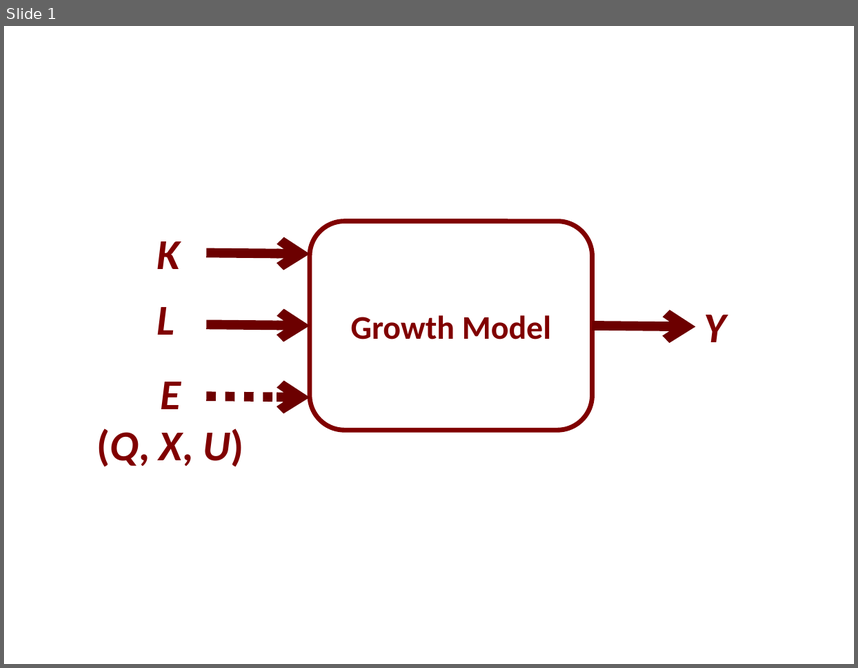
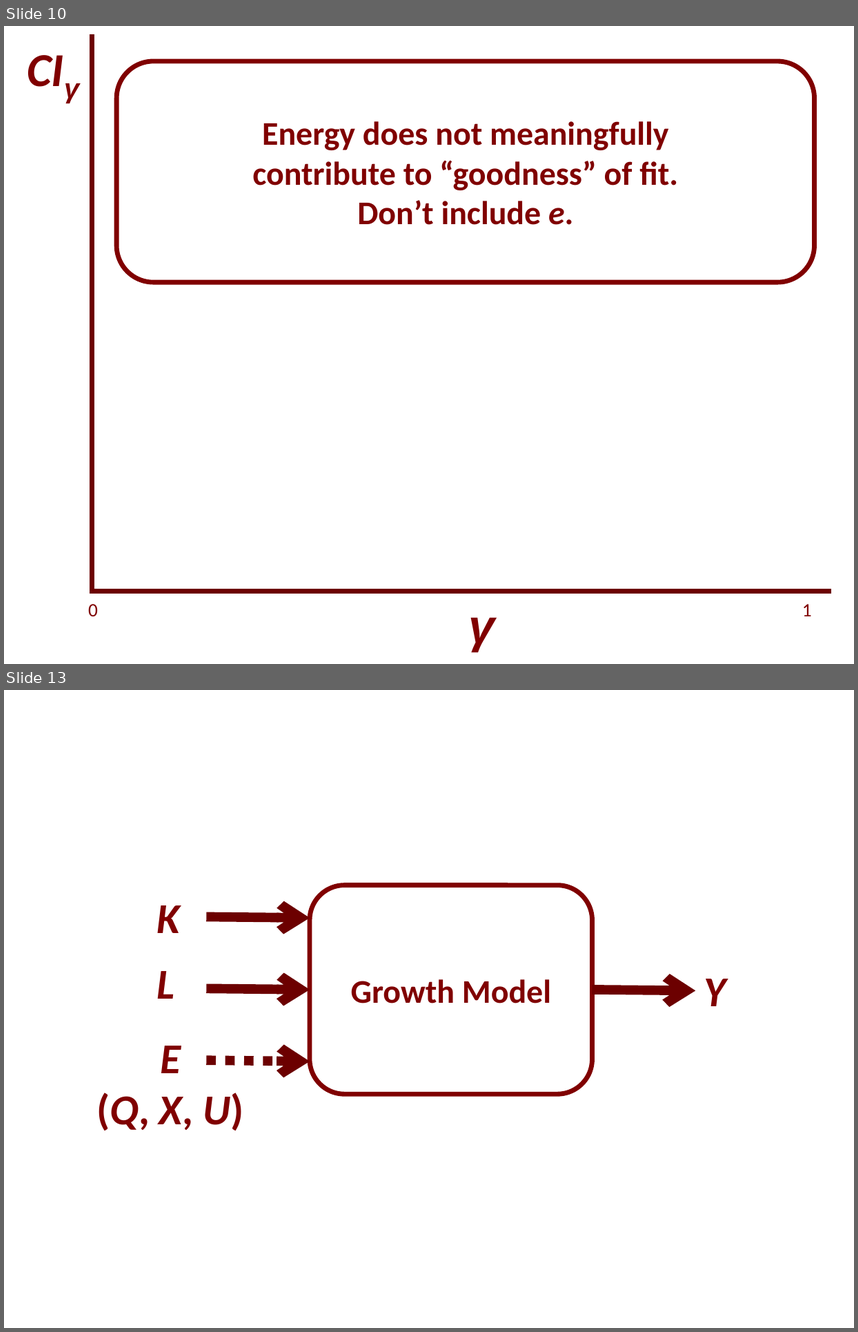
Before and after one commit to EconModels/MacroGrowth, a slide deck: figure_other/Seminar Figures.pptx. Shown one above the other, each under a label of ours: slide 1 before the commit, slides 10 and 13 after it; the slides between them are not shown. The pictures are 858x668 and 858x1332 pixels, drawn with LibreOffice and Linux fonts; fonts in the diff are those of the drawing. Boxes give left, top, right and bottom in pixels: in the first picture for what was removed or moved away, otherwise in the second. Text is boxed around its words. In the diff, an @@ line names an element or a change of style, - is before the commit and + after.

```diff
--- a/figure_other/Seminar Figures.pptx
+++ b/figure_other/Seminar Figures.pptx
@@ slide 10 added at bbox=[4, 26, 854, 664], background #FFFFFF @@
@@ text added at bbox=[18, 34, 96, 100], 40 pt, text #800000, bold, italic @@
+CIγ
@@ line added from (92, 593) to (92, 34), #6C0000 4 pt @@
@@ rounded rectangle added at bbox=[116, 61, 814, 282], outline #800000 4 pt, 28 pt, text #800000, bold @@
+Energy does not meaningfully
+contribute to “goodness” of fit.
+Don’t include e.
@@ text added at bbox=[88, 604, 98, 616], 16 pt, text #800000 @@
+0
@@ line added from (92, 591) to (831, 591), #6C0000 4 pt @@
@@ text added at bbox=[802, 604, 812, 616], 16 pt, text #800000 @@
+1
@@ text added at bbox=[469, 617, 495, 650], 40 pt, text #800000, bold, italic @@
+γ
@@ what was slide 1 is now slide 13 @@
```
Also in this commit, not shown: 11 other slides added, 14 other files.
